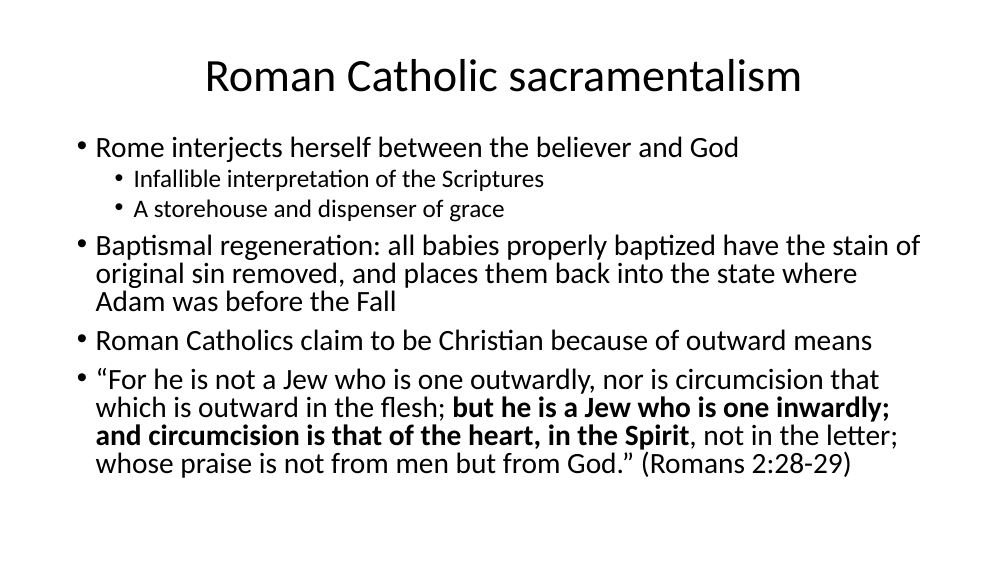
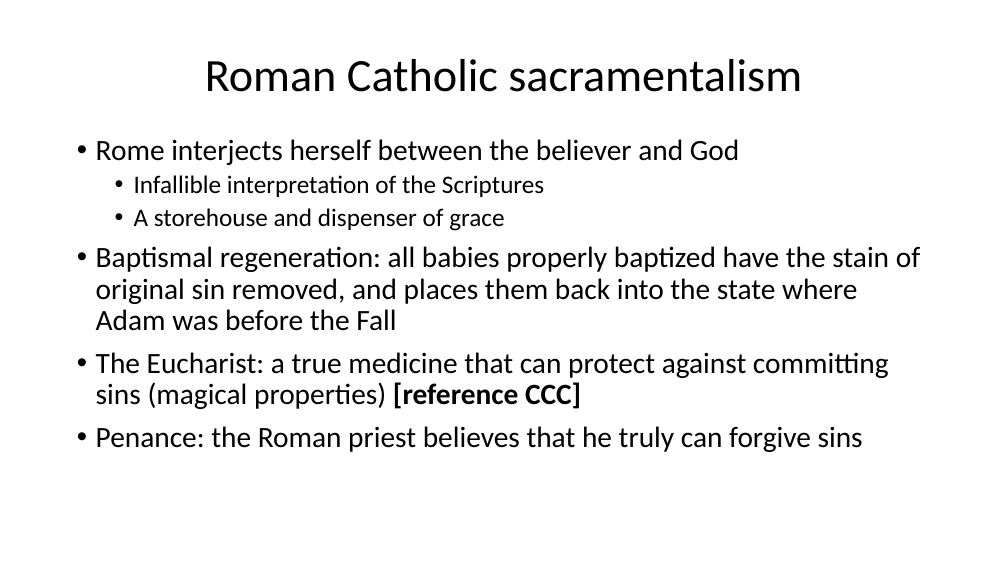
Before and after one commit to csmatyi/calvary_sunday_school, a slide deck: slide 29 of WSC85-88_211205.pptx. Drawn at 1008x567 pixels with LibreOffice and Linux fonts; fonts in the diff are those of the drawing. Boxes give left, top, right and bottom in pixels: in the first picture for what was removed or moved away, otherwise in the second. Text is boxed around its words. In the diff, an @@ line names an element or a change of style, - is before the commit and + after.

```diff
--- a/WSC85-88_211205.pptx
+++ b/WSC85-88_211205.pptx
@@ text at <box>96,139,920,331</box>: line spacing 0.8 to 0.9 @@
@@ text at <box>96,352,889,452</box>: text changed @@
-• Roman Catholics claim to be Christian because of outward means
-• “For he is not a Jew who is one outwardly, nor is circumcision that which is outward in the flesh; but he is a Jew who is one inwardly; and circumcision is that of the heart, in the Spirit, not in the letter; whose praise is not from men but from God.” (Romans 2:28-29)
+• The Eucharist: a true medicine that can protect against committing sins (magical properties) [reference CCC]
+• Penance: the Roman priest believes that he truly can forgive sins
```
Also in this commit, not shown: 2 other slides changed, 9 slides added.
